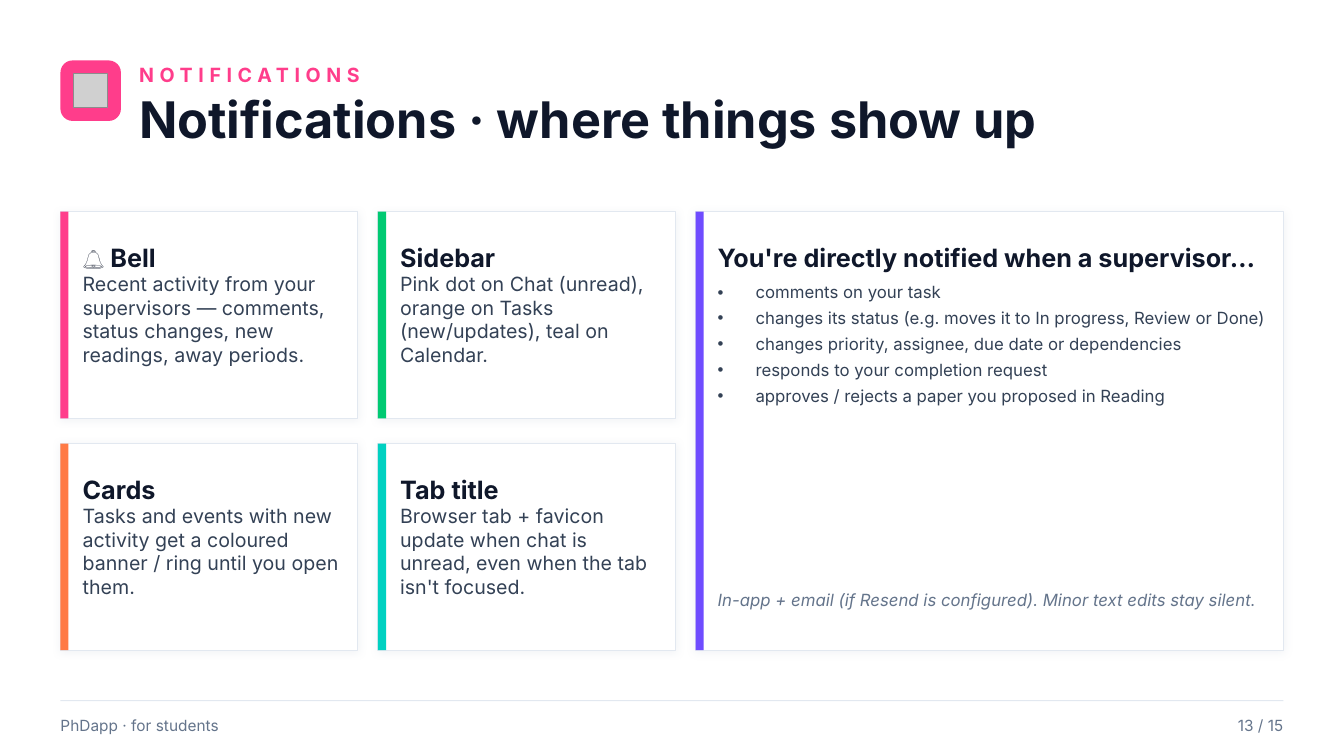
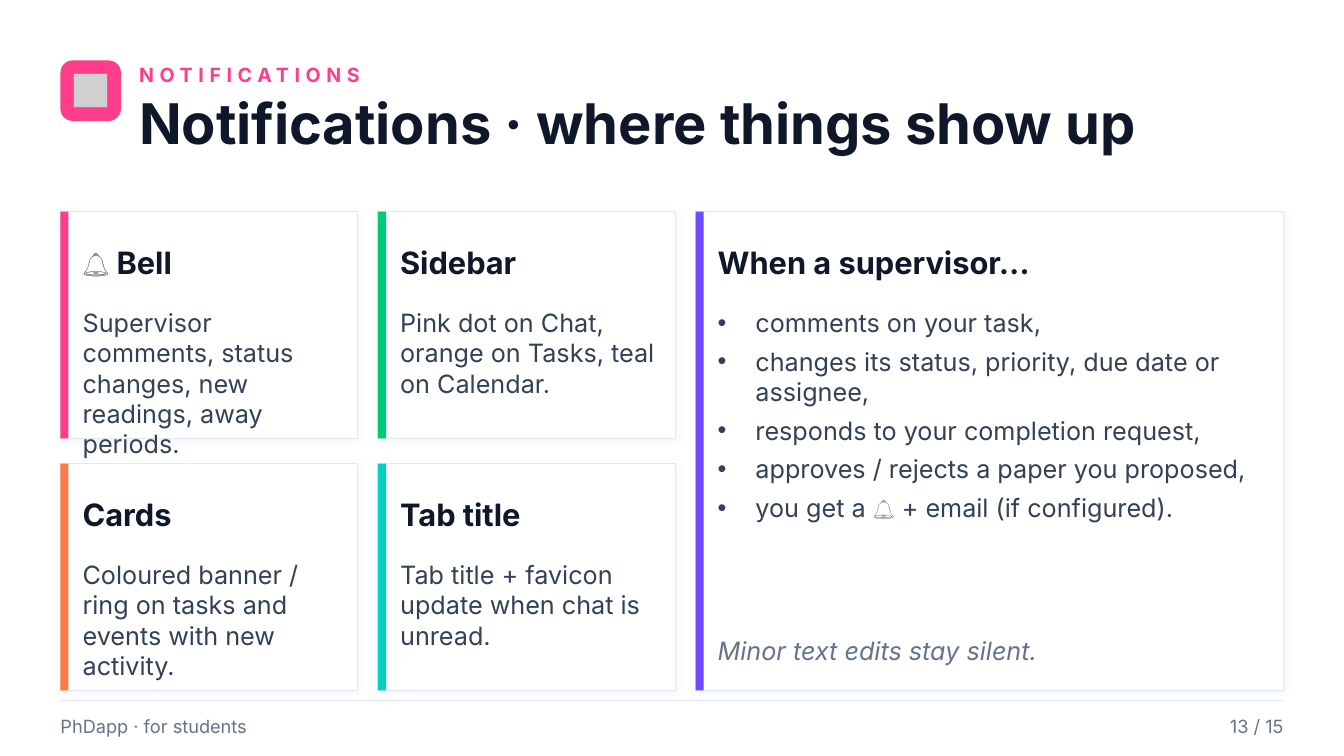
Before and after one commit to rafacastrocsic/phdapp, a slide deck: slide 13 of docs/PhDapp_Student_Overview.pptx. Drawn at 1344x756 pixels with LibreOffice and Linux fonts; fonts in the diff are those of the drawing; grey boxes stand for pictures. Boxes give left, top, right and bottom in pixels: in the first picture for what was removed or moved away, otherwise in the second. Text is boxed around its words. In the diff, an @@ line names an element or a change of style, - is before the commit and + after.

```diff
--- a/docs/PhDapp_Student_Overview.pptx
+++ b/docs/PhDapp_Student_Overview.pptx
@@ text "Notifications · where things show ..." at box(139, 101, 1136, 156): size 36 to 40 pt @@
@@ rectangle: place and size @@
-rectangle at box(60, 212, 358, 418)
+rectangle at box(60, 212, 358, 439)
@@ rectangle: place and size @@
-rectangle at box(60, 212, 69, 418)
+rectangle at box(60, 212, 69, 439)
@@ rectangle: place and size @@
-rectangle at box(378, 212, 676, 418)
+rectangle at box(378, 212, 676, 439)
@@ rectangle: place and size @@
-rectangle at box(378, 212, 386, 418)
+rectangle at box(378, 212, 386, 439)
@@ rectangle: place and size @@
-rectangle at box(696, 212, 1284, 650)
+rectangle at box(696, 212, 1284, 691)
@@ rectangle: place and size @@
-rectangle at box(696, 212, 704, 650)
+rectangle at box(696, 212, 704, 691)
@@ text at box(718, 250, 1030, 281): text changed; size 18 to 22 pt @@
-You're directly notified when a supervisor…
+When a supervisor…
@@ text at box(83, 313, 293, 458): text changed; size 14 to 18 pt @@
-Recent activity from your supervisors — comments, status changes, new readings, away periods.
+Supervisor comments, status changes, new readings, away periods.
@@ text at box(400, 313, 654, 394): text changed; size 14 to 18 pt @@
-Pink dot on Chat (unread), orange on Tasks (new/updates), teal on Calendar.
+Pink dot on Chat, orange on Tasks, teal on Calendar.
@@ text at box(755, 313, 1246, 522): text changed; size 12 to 18 pt @@
-• comments on your task
-• changes its status (e.g. moves it to In progress, Review or Done)
-• changes priority, assignee, due date or dependencies
-• responds to your completion request
-• approves / rejects a paper you proposed in Reading
+• comments on your task,
+• changes its status, priority, due date or assignee,
+• responds to your completion request,
+• approves / rejects a paper you proposed,
+• you get a 🔔 + email (if configured).
@@ rectangle: place and size @@
-rectangle at box(60, 444, 358, 650)
+rectangle at box(60, 464, 358, 691)
@@ rectangle: place and size @@
-rectangle at box(60, 444, 69, 650)
+rectangle at box(60, 464, 69, 691)
@@ rectangle: place and size @@
-rectangle at box(378, 444, 676, 650)
+rectangle at box(378, 464, 676, 691)
@@ rectangle: place and size @@
-rectangle at box(378, 444, 386, 650)
+rectangle at box(378, 464, 386, 691)
@@ text "Cards": place and size @@
-text "Cards" at box(83, 480, 156, 500)
+text "Cards" at box(83, 503, 172, 527)
@@ size 18 to 22 pt in 4 elements at box(117, 251, 172, 275), box(400, 250, 516, 275), box(83, 503, 172, 527), box(400, 502, 521, 527) @@
@@ text "Tab title": place and size @@
-text "Tab title" at box(400, 479, 499, 500)
+text "Tab title" at box(400, 502, 521, 527)
@@ text at box(83, 565, 287, 680): text changed; size 14 to 18 pt @@
-Tasks and events with new activity get a coloured banner / ring until you open them.
+Coloured banner / ring on tasks and events with new activity.
@@ text at box(400, 565, 640, 646): text changed; size 14 to 18 pt @@
-Browser tab + favicon update when chat is unread, even when the tab isn't focused.
+Tab title + favicon update when chat is unread.
@@ text at box(718, 641, 1037, 665): text changed; size 12 to 18 pt @@
-In-app + email (if Resend is configured). Minor text edits stay silent.
+Minor text edits stay silent.
@@ text "PhDapp · for students" at box(60, 719, 247, 737): size 11 to 13 pt @@
@@ text "13 / 15" at box(1230, 719, 1283, 733): size 11 to 13 pt @@
```
Also in this commit, not shown: 14 other slides changed, 3 other files.
